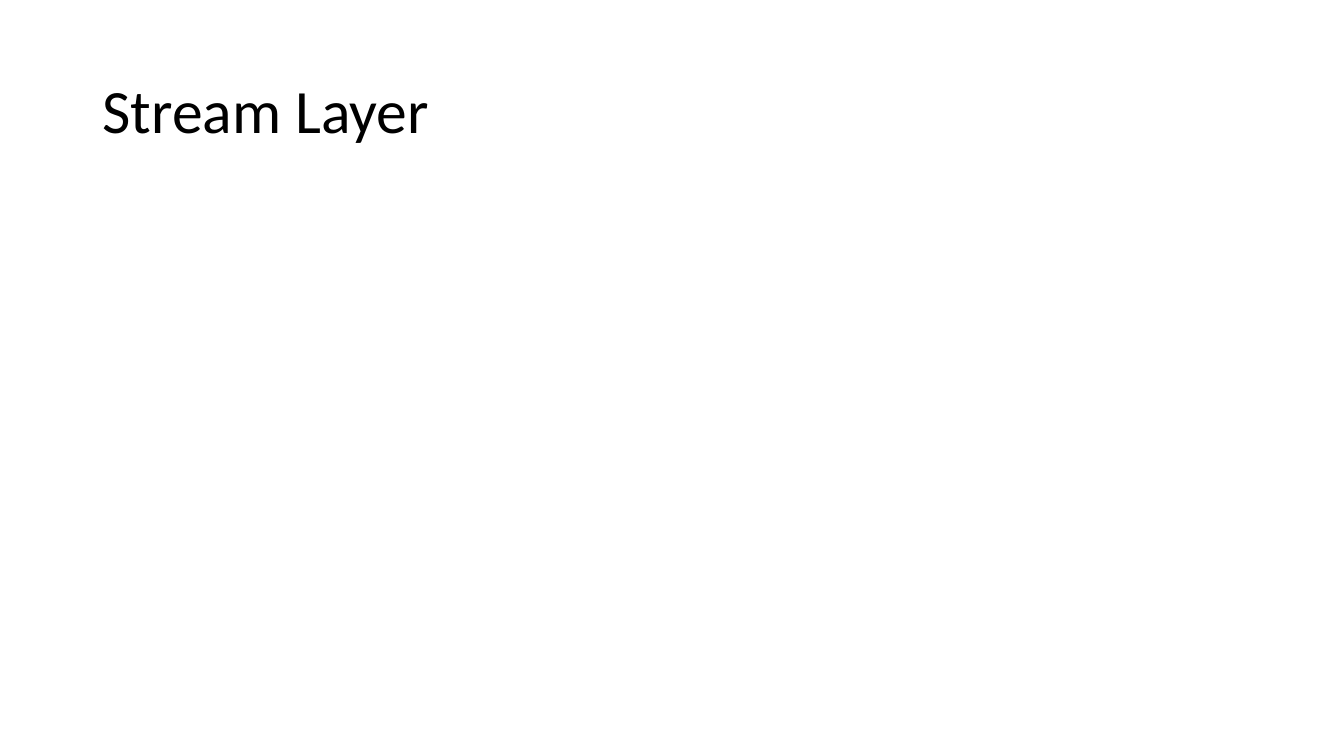
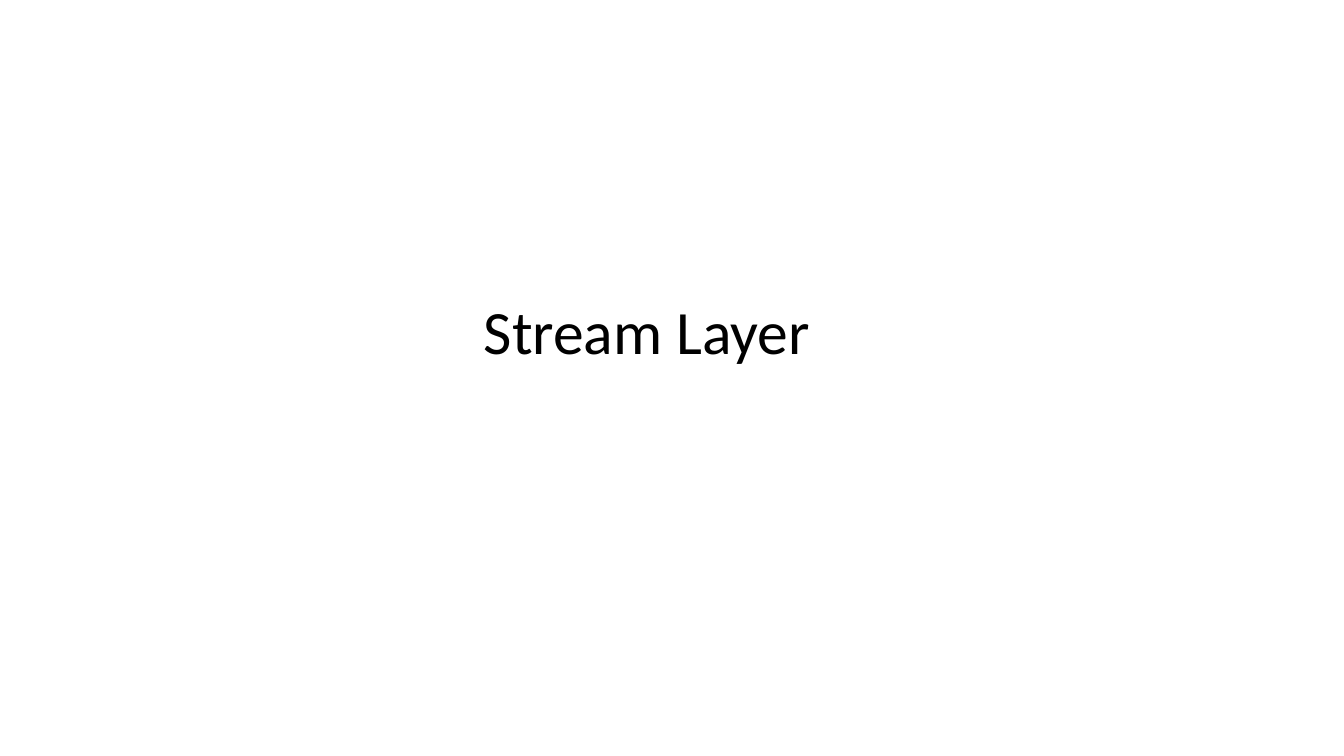
Before and after one commit to LoganZhao/Azure, a slide deck: slide 25 of WAS.pptx (slide 24 before the commit). Drawn at 1344x756 pixels with LibreOffice and Linux fonts; fonts in the diff are those of the drawing. Boxes give left, top, right and bottom in pixels: in the first picture for what was removed or moved away, otherwise in the second. Text is boxed around its words. In the diff, an @@ line names an element or a change of style, - is before the commit and + after.

```diff
--- a/WAS.pptx
+++ b/WAS.pptx
@@ title "Stream Layer": place and size @@
-title "Stream Layer" at [102, 93, 428, 143]
+title "Stream Layer" at [484, 314, 810, 364]
```
Also in this commit, not shown: 9 other slides changed, 3 slides added.
